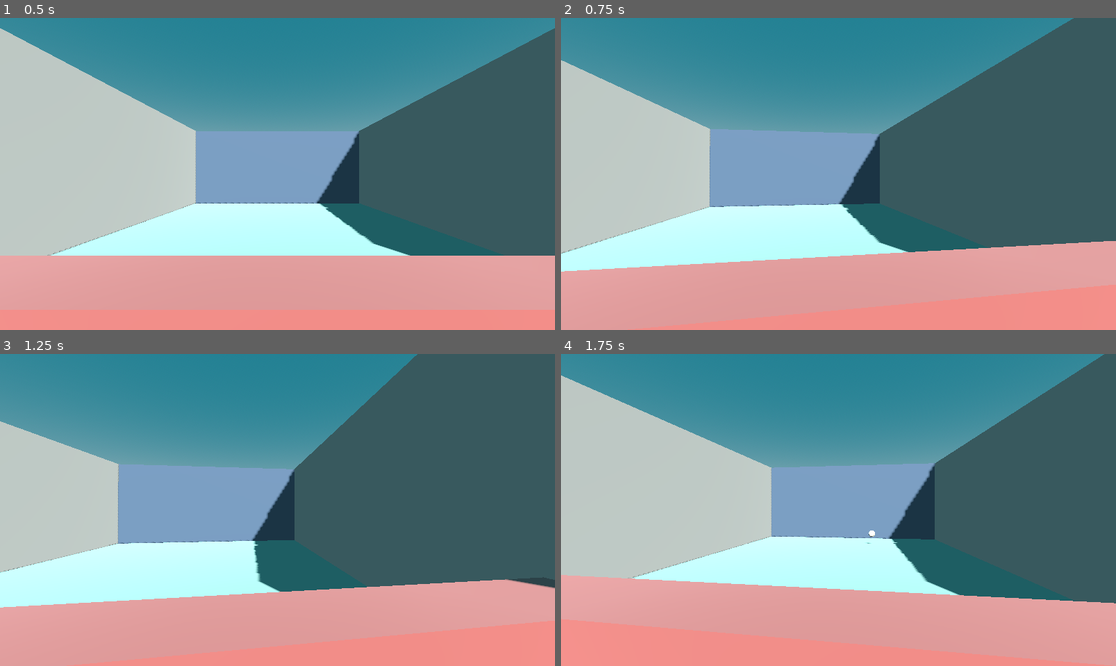
Above: before the commit, frames 1-4 (two rows, left to right).
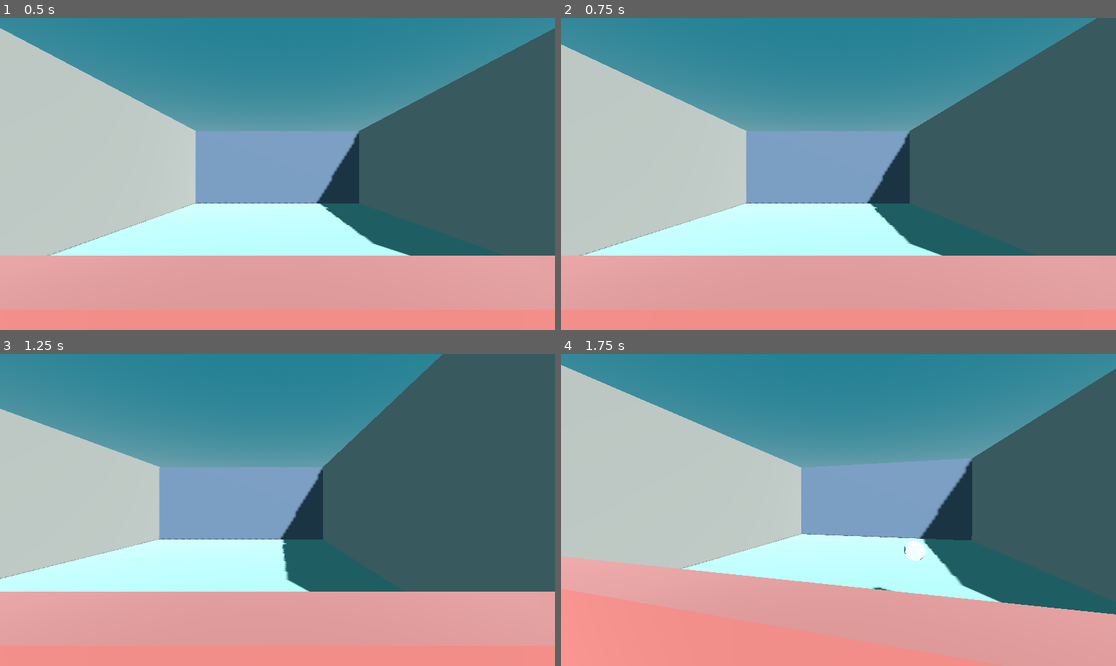
Above: after the commit, the same moments.

Repository: ADB4/CF37
Game: Godot game, scene res://scenes/main.tscn
Same seed, same stepped clock (60 frames per second), same inputs: the game is played once before the commit and once after it.
Inputs (mouse positions are in pixels of both pictures, inside the frame that each line leads up to):
- Up to frame 1 (0.5 s): no input
- Up to frame 2 (0.75 s): tap Enter at 0.5 s; move the mouse to (866, 174) at 0.52 s; press the mouse at (866, 174) at 0.53 s; hold D (move_right) from 0.53 s (still down)
- Up to frame 3 (1.25 s): keep holding D (move_right)
- Up to frame 4 (1.75 s): move the mouse to (810, 510) at 1.27 s; release D (move_right) at 1.28 s; release the mouse at (810, 510) at 1.28 s; hold Left (move_left) from 1.28 s (still down); click (810, 510) at 1.35 s

Frame 1 is identical in both runs. In frame 2, 12% of the frame differs, in the area x 0-100%, y 0-82%; in frame 3, 11%; in frame 4, 13%, in the area x 0-100%, y 0-84%.

Commit message:
mouse capture state

Diff:
--- a/scripts/player_controller.gd
+++ b/scripts/player_controller.gd
@@ -5,12 +5,15 @@
 signal charge_updated(ratio: float)
 signal charge_released
 signal pie_thrown(pie: PieProjectile)
+signal pointer_lock_changed(captured: bool)
 
 var active := true:
 	set(value):
 		active = value
 		if not value and _charging:
 			_cancel_charge()
+
+var _pointer_captured := false
 
 @export_group("Look")
 @export var mouse_sensitivity := 0.0022
@@ -41,13 +44,20 @@
 @onready var _spawn_point: Marker3D = $Camera3D/SpawnPoint
 
 func _ready() -> void:
-	Input.mouse_mode = Input.MOUSE_MODE_CAPTURED
+	pass
+
+func _notification(what: int) -> void:
+	if what == NOTIFICATION_WM_WINDOW_FOCUS_OUT:
+		if _pointer_captured:
+			release_mouse()
 
 func _process(delta: float) -> void:
 	if not active:
 		return
 	_handle_movement(delta)
 	_handle_throw(delta)
+	if _pointer_captured and Input.mouse_mode != Input.MOUSE_MODE_CAPTURED:
+		_on_pointer_lock_lost()
 
 func _handle_movement(delta: float) -> void:
 	var axis := Input.get_axis("move_left", "move_right")
@@ -57,6 +67,19 @@
 # godot processes input in a pipeline with multiple stages, each stage gives first dibs
 # the order is generally: _shortcut_input -> _input -> gui controls -> _unhandled_key_input -> _unhandled_input
 func _unhandled_input(event: InputEvent) -> void:
+	# pause
+	if event.is_action_pressed("pause"):
+		if Input.mouse_mode == Input.MOUSE_MODE_CAPTURED:
+			release_mouse()
+		get_viewport().set_input_as_handled()
+		return
+
+	# click to recapture
+	if event.is_action_pressed("throw") and Input.mouse_mode != Input.MOUSE_MODE_CAPTURED:
+		capture_mouse()
+		get_viewport().set_input_as_handled()
+		return
+
 	if event is InputEventMouseMotion and Input.mouse_mode == Input.MOUSE_MODE_CAPTURED:
 		_yaw = clampf(
 			_yaw - event.relative.x * mouse_sensitivity,
@@ -71,24 +94,7 @@
 		rotation.y = _yaw
 		_camera.rotation.x = _pitch
 
-	# release pointer lock
-	if event.is_action_pressed("pause") and Input.mouse_mode == Input.MOUSE_MODE_CAPTURED:
-		Input.mouse_mode = Input.MOUSE_MODE_VISIBLE
-		if _charging:
-			_cancel_charge()
-		get_viewport().set_input_as_handled()
-		return
-
-	# pointer re-capture
-	if event is InputEventMouseButton and event.pressed and Input.mouse_mode != Input.MOUSE_MODE_CAPTURED:
-		Input.mouse_mode = Input.MOUSE_MODE_CAPTURED
-		get_viewport().set_input_as_handled()
-		return
-
-	if not active:
-		return
-
-	if event.is_action_pressed("throw") and Input.mouse_mode == Input.MOUSE_MODE_CAPTURED:
+	if active and event.is_action_pressed("throw"):
 		if _cooldown_remaining <= 0.0 and not _charging:
 			_charging = true
 			_charge_time = 0.0
@@ -97,6 +103,24 @@
 
 	if event.is_action_released("throw") and _charging:
 		_throw()
+
+func capture_mouse() -> void:
+	Input.mouse_mode = Input.MOUSE_MODE_CAPTURED
+	_pointer_captured = true
+	_cooldown_remaining = 0.2
+	pointer_lock_changed.emit(true)
+
+func release_mouse() -> void:
+	Input.mouse_mode = Input.MOUSE_MODE_VISIBLE
+	_pointer_captured = false
+	_cancel_charge()
+	pointer_lock_changed.emit(false)
+
+func _on_pointer_lock_lost() -> void:
+	_pointer_captured = false
+	if _charging:
+		_cancel_charge()
+	pointer_lock_changed.emit(false)
 
 # throwing logic
 func _handle_throw(delta: float) -> void:
@@ -131,6 +155,8 @@
 
 
 func _cancel_charge() -> void:
+	if not _charging:
+		return
 	_charging = false
 	_charge_time = 0.0
 	charge_released.emit()
